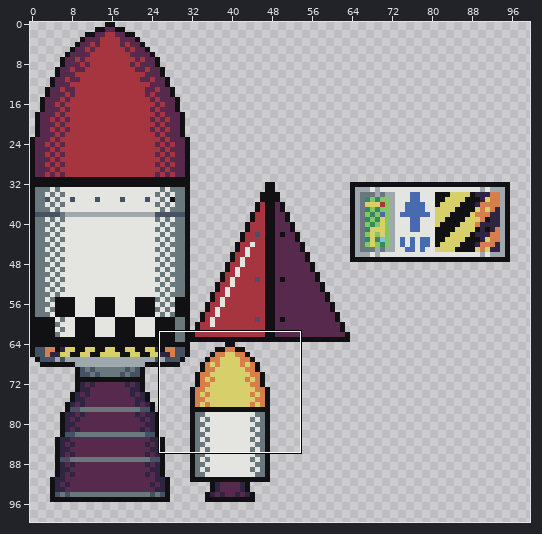
Two versions of one pixel-art file, rocket/rocket-components/atlas/rocket-components.aseprite. Above, an overview of the earlier version with the close-up marked.
Close-up. Old version:
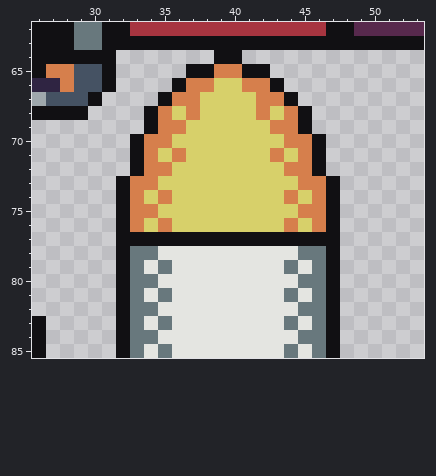
256x256 pixels, 1 frame. Shown: x 26..53, y 62..85. The wide view leaves out empty margins.
Now the later version:
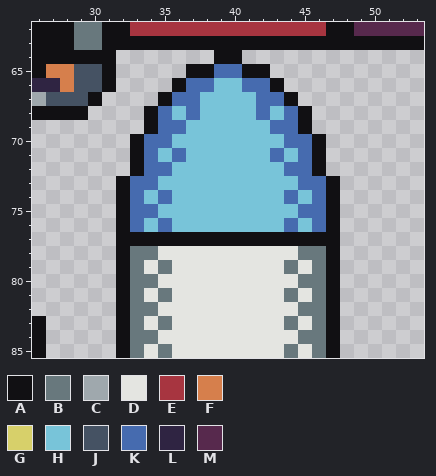
Palette (. is transparent): A #111013  B #68787d  C #9fa8ad  D #e4e5e1  E #a73540  F #d67f4c  G #d7d06a  H #78c4d9  J #455263  K #466baf  L #2f2442  M #57294d
Diff:
Changed rows in their new state; - is an unchanged pixel.
Layers "SupportThruster/Shading", "SupportThruster/SupportThruster1":
first column x 33:
65 ------KK------
66 ----KKHHKK----
67 ---KKHHHHKK---
68 --KHKHHHHKHK--
69 --KKHHHHHHKK--
70 -KKHHHHHHHHKK-
71 -KHKHHHHHHKHK-
72 -KKHHHHHHHHKK-
73 KKHHHHHHHHHHKK
74 KHKHHHHHHHHKHK
75 KKHHHHHHHHHHKK
76 KHKHHHHHHHHKHK
